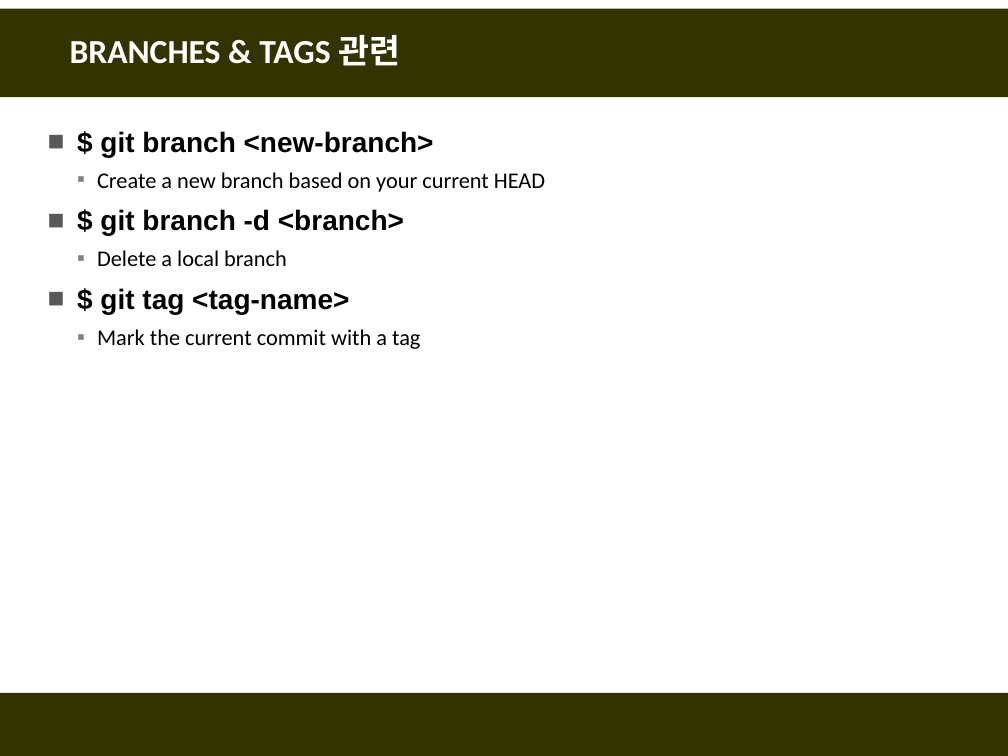
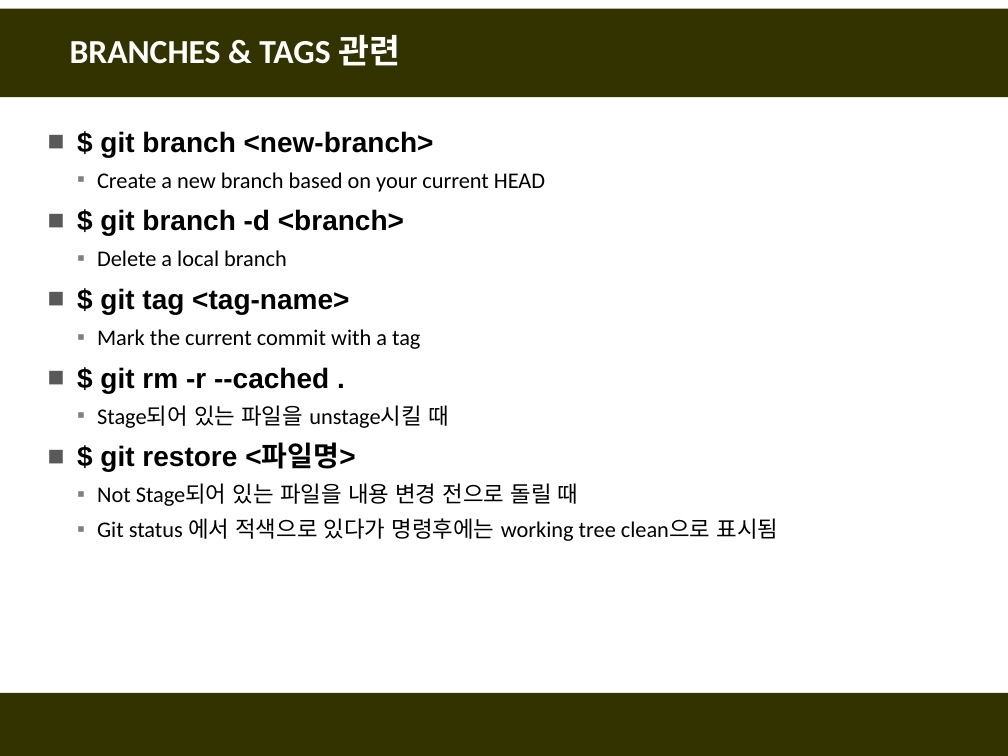
Before and after one commit to fasthill/github-lecture, a slide deck: slide 9 of git및github첫걸음11-명령어모음.pptx. Drawn at 1008x756 pixels with LibreOffice and Linux fonts; fonts in the diff are those of the drawing. Boxes give left, top, right and bottom in pixels: in the first picture for what was removed or moved away, otherwise in the second. Text is boxed around its words. In the diff, an @@ line names an element or a change of style, - is before the commit and + after.

```diff
--- a/git및github첫걸음11-명령어모음.pptx
+++ b/git및github첫걸음11-명령어모음.pptx
@@ text at (97,367,779,541): paragraphs added @@
+■ $ git rm -r --cached .
+  ▪ Stage되어 있는 파일을 unstage시킬 때
+■ $ git restore <파일명>
+  ▪ Not Stage되어 있는 파일을 내용 변경 전으로 돌릴 때
+  ▪ Git status 에서 적색으로 있다가 명령후에는 working tree clean으로 표시됨
```
Also in this commit, not shown: 4 other slides changed.
